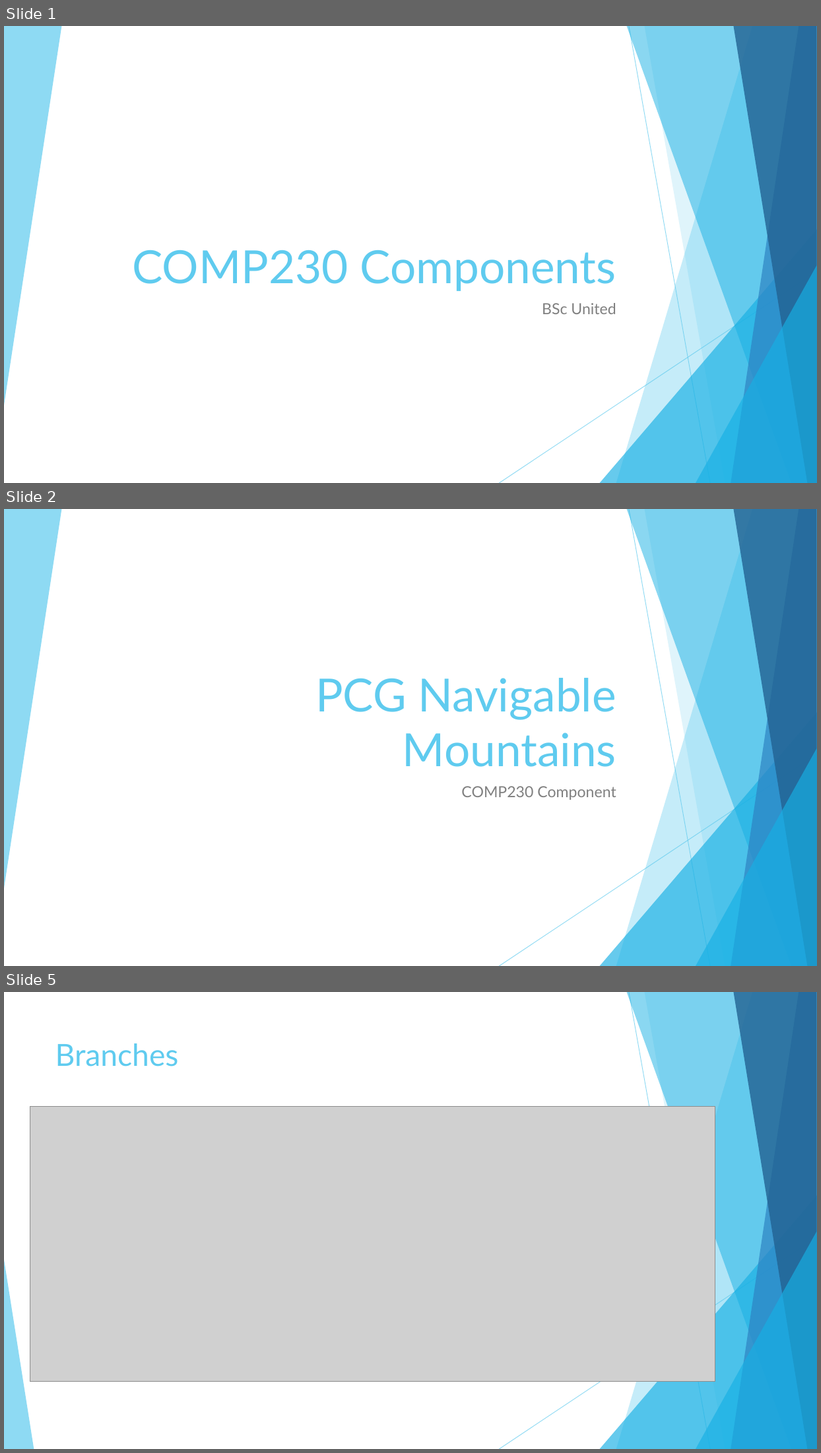
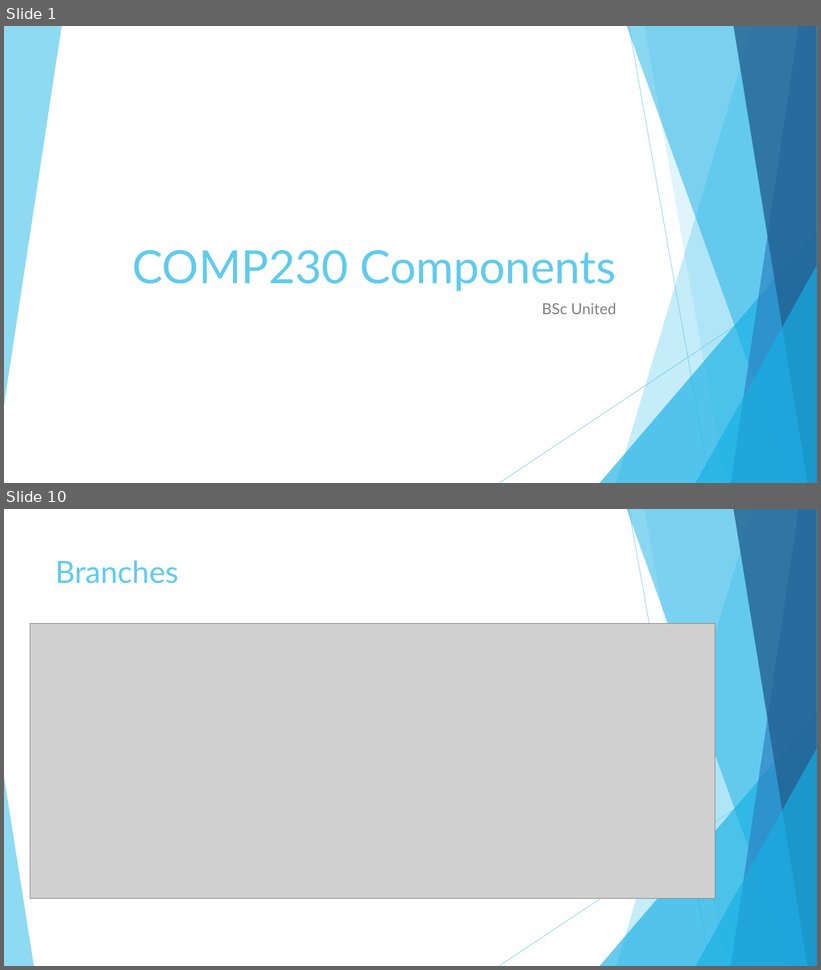
Before and after one commit to MaddieK19/comp230-pre-production, a slide deck: Proposal/Slides.pptx. Shown one above the other, each under a label of ours: slides 1, 2 and 5 before the commit, slides 1 and 10 after it; the slides between them are not shown. The pictures are 821x1453 and 821x970 pixels, drawn with LibreOffice and Linux fonts; fonts in the diff are those of the drawing; grey boxes stand for pictures. Boxes give left, top, right and bottom in pixels: in the first picture for what was removed or moved away, otherwise in the second. Text is boxed around its words. In the diff, an @@ line names an element or a change of style, - is before the commit and + after.

```diff
--- a/Proposal/Slides.pptx
+++ b/Proposal/Slides.pptx
@@ slide 2 removed at (4, 509, 817, 966), background #FFFFFF; not listed: 10 template elements that a slide beside it also shows @@
@@ title removed at (316, 678, 616, 767) @@
-PCG Navigable Mountains
@@ subtitle removed at (461, 786, 616, 800) @@
-COMP230 Component
@@ what was slide 5 is now slide 10 @@
```
Also in this commit, not shown: 3 slides changed, 8 slides added, 3 other files.
